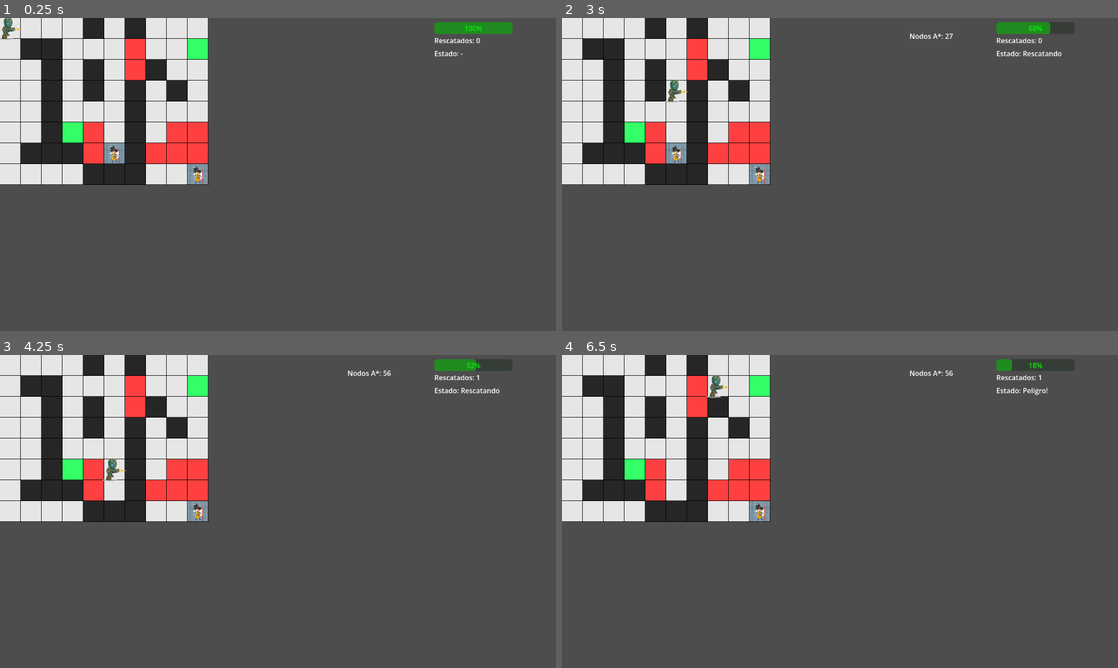
Above: before the commit, frames 1-4 (two rows, left to right).
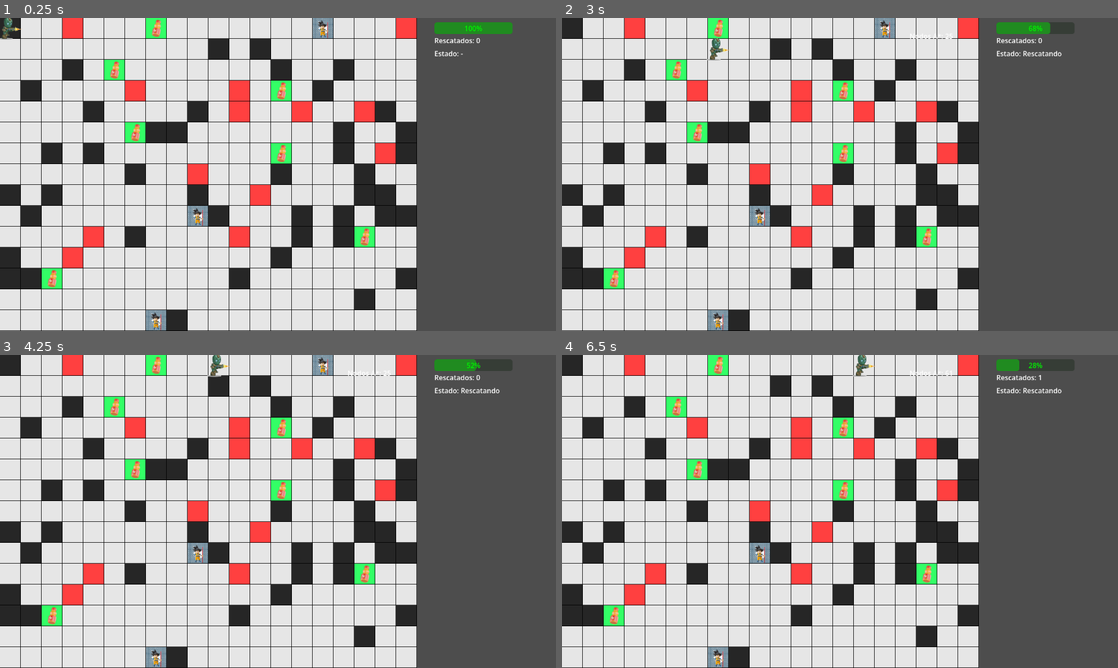
Above: after the commit, the same moments.

Repository: Daniel-615/AI-AGENT
Game: Godot game, scene res://Escenas/main.tscn
Two runs of this game, one before a commit and one after it. Both use one fixed random seed, a clock stepped at 60 frames per second and the inputs below.
Inputs:
- Up to frame 1 (0.25 s): no input
- Up to frame 2 (3 s): tap Enter at 2 s; tap Space at 2.75 s
- Up to frame 3 (4.25 s): no input
- Up to frame 4 (6.5 s): no input

The runs differ from the first frame. In frame 1, 63% of the frame differs, in the area x 0-75%, y 0-100%; in frame 2, 63%; in frame 3, 63%; in frame 4, 63%.

Commit message:
feat: map higher, random path, energetic drink icon

Diff:
--- a/Scripts/entities/agent.gd
+++ b/Scripts/entities/agent.gd
@@ -92,6 +92,5 @@
 		"con_peligro": knowledge.contar_por_tipo("peligro"),
 		"con_recarga": knowledge.contar_por_tipo("recarga")
 	}
-	# Verificación de seguridad para evitar el crash de 'null instance'
 	if hud and hud.has_method("actualizar"):
 		hud.actualizar(info)
--- a/Scripts/grid_manager.gd
+++ b/Scripts/grid_manager.gd
@@ -1,6 +1,9 @@
 extends Node2D
 
 const CELL_SIZE := 48
+
+const WIDTH := 20
+const HEIGHT := 15
 
 const VACIO := 0
 const PARED := 1
@@ -8,21 +11,56 @@
 const PELIGRO := 3
 const RECARGA := 4
 
-var grid := [
-	[0, 0, 0, 0, 1, 0, 1, 0, 0, 0],
-	[0, 1, 1, 0, 0, 0, 3, 0, 0, 4],
-	[0, 0, 1, 0, 1, 0, 3, 1, 0, 0],
-	[0, 0, 1, 0, 1, 0, 1, 0, 1, 0],
-	[0, 0, 1, 0, 0, 0, 1, 0, 0, 0],
-	[0, 0, 1, 4, 3, 0, 1, 0, 3, 3],
-	[0, 1, 1, 1, 3, 2, 1, 3, 3, 3],
-	[0, 0, 0, 0, 1, 1, 1, 0, 0, 2],
-]
+var grid := []
 
-var icono_persona= preload("res://Sprites/persona.png")
+var icono_persona = preload("res://Sprites/persona.png")
+var icono_bebida= preload("res://Sprites/energia.png")
+func _ready():
+	generar_mapa()
+	poblar_mapa()
+	colocar_personas(3)
+	queue_redraw()
 
-func _ready():
-	queue_redraw()
+func generar_mapa():
+	grid.clear()
+
+	for y in range(HEIGHT):
+		var fila := []
+		for x in range(WIDTH):
+			fila.append(VACIO)
+		grid.append(fila)
+
+func poblar_mapa():
+	var rng = RandomNumberGenerator.new()
+	rng.randomize()
+
+	for y in range(HEIGHT):
+		for x in range(WIDTH):
+			var r = rng.randi_range(0, 100)
+
+			if r < 15:
+				grid[y][x] = PARED
+			elif r < 20:
+				grid[y][x] = PELIGRO
+			elif r < 23:
+				grid[y][x] = RECARGA
+			else:
+				grid[y][x] = VACIO
+
+func colocar_personas(cantidad: int):
+	var rng = RandomNumberGenerator.new()
+	rng.randomize()
+
+	var colocadas = 0
+
+	while colocadas < cantidad:
+		var x = rng.randi_range(0, WIDTH - 1)
+		var y = rng.randi_range(0, HEIGHT - 1)
+
+		if grid[y][x] == VACIO:
+			grid[y][x] = PERSONA
+			colocadas += 1
+
 func _draw():
 	for y in range(grid.size()):
 		for x in range(grid[y].size()):
@@ -42,12 +80,15 @@
 
 			draw_rect(rect, color_fondo)
 
-
 			if valor_celda == PERSONA:
 				if icono_persona:
 					draw_texture_rect(icono_persona, rect, false)
+			if valor_celda ==RECARGA:
+				if icono_bebida:
+					draw_texture_rect(icono_bebida,rect,false)
+			draw_rect(rect, Color.BLACK, false, 1)
 
-			draw_rect(rect, Color.BLACK, false, 1)
+
 func es_posicion_valida(pos: Vector2i) -> bool:
 	if pos.y < 0 or pos.y >= grid.size():
 		return false
@@ -95,7 +136,6 @@
 func es_recarga(pos: Vector2i) -> bool:
 	return obtener_valor_celda(pos) == RECARGA
 
-
 func obtener_posiciones_recarga() -> Array:
 	var estaciones := []
 
Binary file added: Sprites/energia.png
Not shown, added: Sprites/energia.png.import
